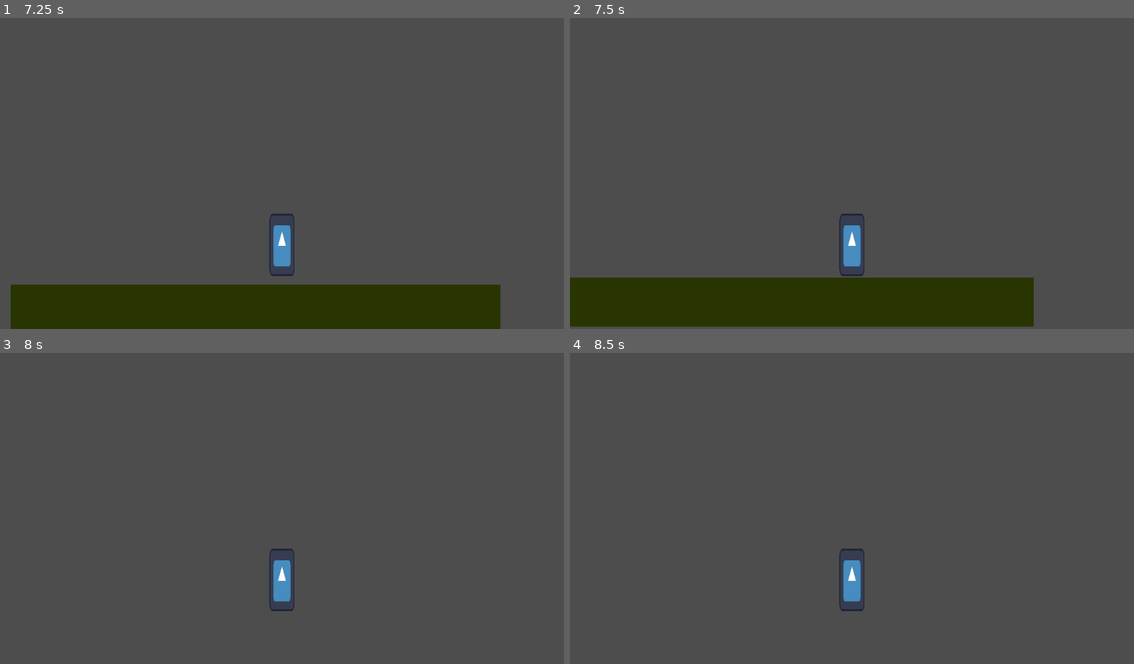
Above: before the commit, frames 1-4 (two rows, left to right).
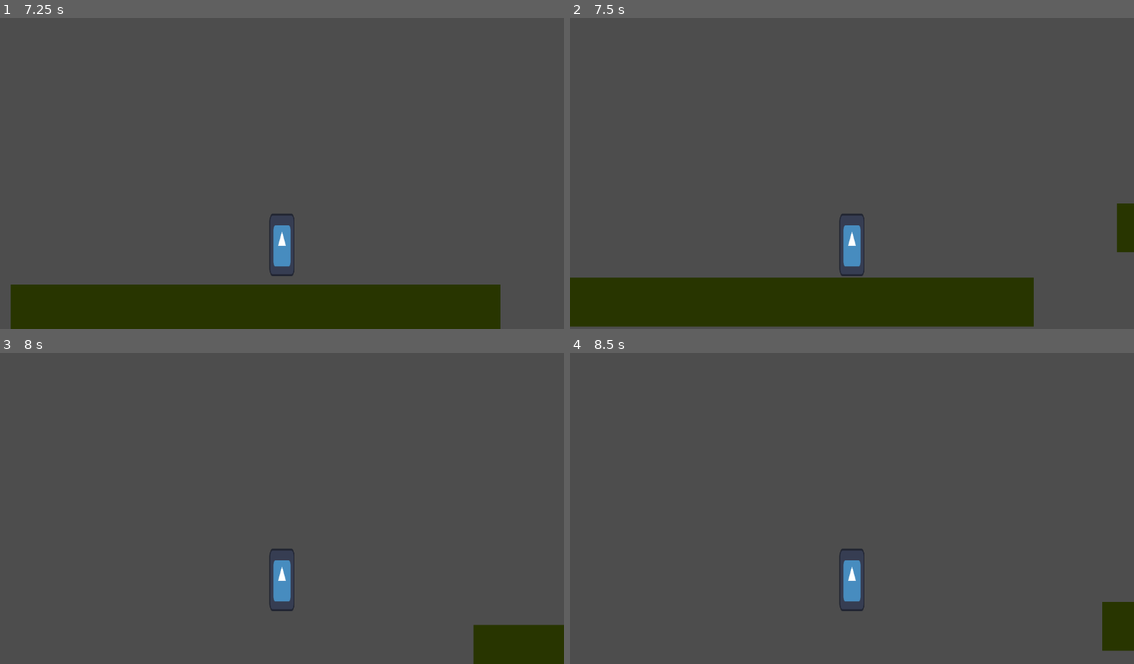
Above: after the commit, the same moments.

Repository: Maroet01/BoomerangGame
Game: Godot game, scene res://scenes/world.tscn
Two runs of this game, one before a commit and one after it. Both use one fixed random seed, a clock stepped at 60 frames per second and the inputs below. The engine's default icon, where the game draws it, is replaced by a stand-in: a white triangle on a blue panel in a dark square.
Inputs:
- Up to frame 1 (7.25 s): tap Enter at 0.5, 5 s; hold D (move_right) 0.53-2.03 s; tap F (recall_boomerang) every 0.75 s from 0.6 to 6.6 s; tap Up (jump) at 0.77, 1.52, 3.02, 3.77, 4.52, 6.02, 6.77 s; tap Space at 1.25, 6.5 s; hold Left (move_left) 2.03-4.28 s; hold D (move_right) from 4.28 s (still down)
- Up to frame 2 (7.5 s): keep holding D (move_right); tap F (recall_boomerang) at 7.35 s
- Up to frame 3 (8 s): keep holding D (move_right); tap Up (jump) at 7.52 s
- Up to frame 4 (8.5 s): release D (move_right) at 8.03 s; hold Left (move_left) from 8.03 s (still down); tap F (recall_boomerang) at 8.1 s

Frame 1 is identical in both runs. In frame 2, 0.5% of the frame differs, in the area x 96-100%, y 59-76%; in frame 3, 2.0%, in the area x 83-100%, y 87-100%; in frame 4, 0.9%.

Commit message:
try out to design first level

Diff:
--- a/scenes/world.tscn
+++ b/scenes/world.tscn
@@ -15,6 +15,61 @@
 
 [node name="Player" parent="." instance=ExtResource("1_lbj38")]
 JUMP_VELOCITY = -600.0
+
+[node name="Platform9" type="StaticBody2D" parent="."]
+position = Vector2(8670, -372)
+
+[node name="MeshInstance2D" type="MeshInstance2D" parent="Platform9"]
+modulate = Color(0.156863, 0.207843, 0, 1)
+mesh = SubResource("QuadMesh_05px5")
+
+[node name="CollisionShape2D" type="CollisionShape2D" parent="Platform9"]
+position = Vector2(3, -2)
+shape = SubResource("RectangleShape2D_m3lxk")
+
+[node name="Platform6" type="StaticBody2D" parent="."]
+position = Vector2(6785, -459)
+
+[node name="MeshInstance2D" type="MeshInstance2D" parent="Platform6"]
+modulate = Color(0.156863, 0.207843, 0, 1)
+mesh = SubResource("QuadMesh_05px5")
+
+[node name="CollisionShape2D" type="CollisionShape2D" parent="Platform6"]
+position = Vector2(3, -2)
+shape = SubResource("RectangleShape2D_m3lxk")
+
+[node name="Platform5" type="StaticBody2D" parent="."]
+position = Vector2(4510, -401)
+
+[node name="MeshInstance2D" type="MeshInstance2D" parent="Platform5"]
+modulate = Color(0.156863, 0.207843, 0, 1)
+mesh = SubResource("QuadMesh_05px5")
+
+[node name="CollisionShape2D" type="CollisionShape2D" parent="Platform5"]
+position = Vector2(3, -2)
+shape = SubResource("RectangleShape2D_m3lxk")
+
+[node name="Platform4" type="StaticBody2D" parent="."]
+position = Vector2(3447, -134)
+
+[node name="MeshInstance2D" type="MeshInstance2D" parent="Platform4"]
+modulate = Color(0.156863, 0.207843, 0, 1)
+mesh = SubResource("QuadMesh_05px5")
+
+[node name="CollisionShape2D" type="CollisionShape2D" parent="Platform4"]
+position = Vector2(3, -2)
+shape = SubResource("RectangleShape2D_m3lxk")
+
+[node name="Platform3" type="StaticBody2D" parent="."]
+position = Vector2(2296, 16)
+
+[node name="MeshInstance2D" type="MeshInstance2D" parent="Platform3"]
+modulate = Color(0.156863, 0.207843, 0, 1)
+mesh = SubResource("QuadMesh_05px5")
+
+[node name="CollisionShape2D" type="CollisionShape2D" parent="Platform3"]
+position = Vector2(3, -2)
+shape = SubResource("RectangleShape2D_m3lxk")
 
 [node name="Platform2" type="StaticBody2D" parent="."]
 position = Vector2(1126, 168)
@@ -37,3 +92,25 @@
 [node name="CollisionShape2D" type="CollisionShape2D" parent="Platform"]
 position = Vector2(3, -2)
 shape = SubResource("RectangleShape2D_m3lxk")
+
+[node name="Platform7" type="StaticBody2D" parent="."]
+position = Vector2(6260, -201)
+
+[node name="MeshInstance2D" type="MeshInstance2D" parent="Platform7"]
+modulate = Color(0.156863, 0.207843, 0, 1)
+mesh = SubResource("QuadMesh_05px5")
+
+[node name="CollisionShape2D" type="CollisionShape2D" parent="Platform7"]
+position = Vector2(3, -2)
+shape = SubResource("RectangleShape2D_m3lxk")
+
+[node name="Platform8" type="StaticBody2D" parent="."]
+position = Vector2(7339, -99)
+
+[node name="MeshInstance2D" type="MeshInstance2D" parent="Platform8"]
+modulate = Color(0.156863, 0.207843, 0, 1)
+mesh = SubResource("QuadMesh_05px5")
+
+[node name="CollisionShape2D" type="CollisionShape2D" parent="Platform8"]
+position = Vector2(3, -2)
+shape = SubResource("RectangleShape2D_m3lxk")
